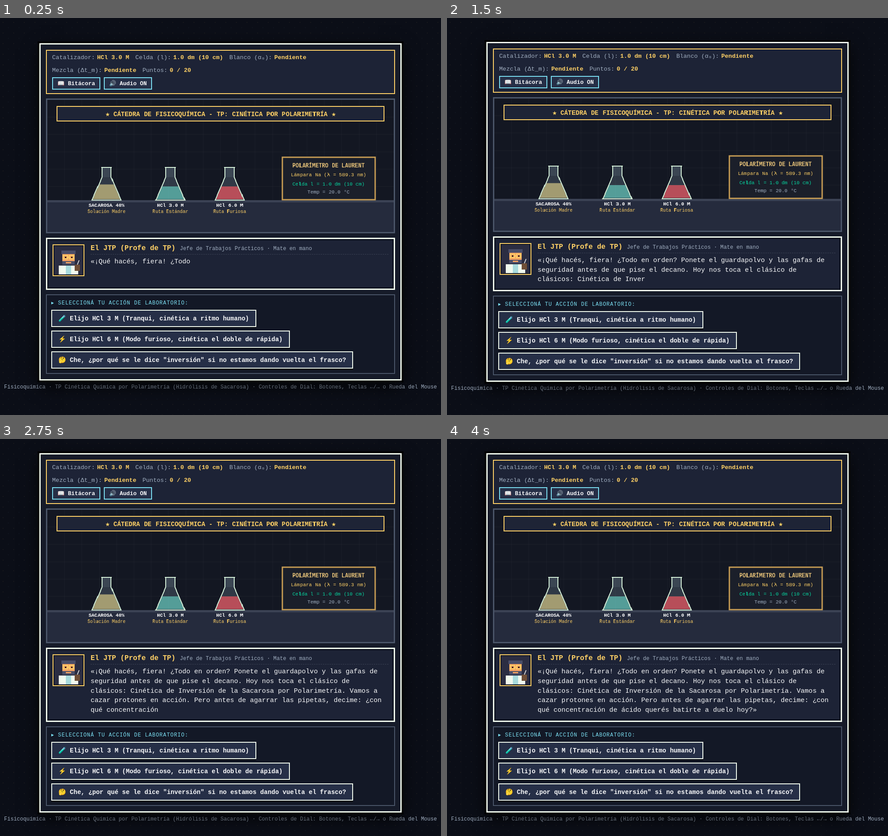
Above: before the commit, frames 1-4 (two rows, left to right).
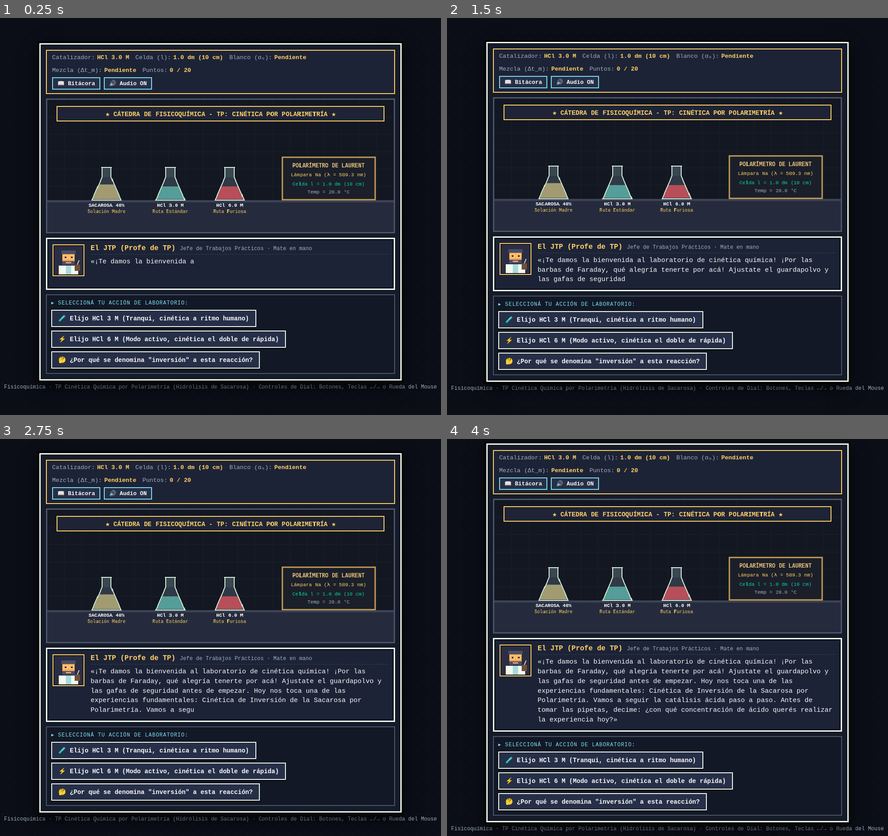
Above: after the commit, the same moments.

Repository: nariel-perez/game_cp
Game: browser game, page index.html
The game is run twice, just before and just after one commit, with the same random seed, the same clock (stepped at 60 frames per second) and the same inputs.
Inputs:
- Up to frame 1 (0.25 s): no input
- Up to frame 2 (1.5 s): tap Ctrl at 1.1 s
- Up to frame 3 (2.75 s): tap Ctrl at 1.6, 2.1, 2.6 s
- Up to frame 4 (4 s): tap Ctrl at 3.1, 3.6 s

The runs differ from the first frame. In frame 1, 1.5% of the frame differs, in the area x 15-81%, y 60-89%; in frame 2, 2.1%; in frame 3, 2.7%; in frame 4, 22%, in the area x 1-99%, y 1-99%.

Commit message:
Update dialogues, neutral phrasing and scientific expressions in CP experiment

Diff:
--- a/js/dialogs.js
+++ b/js/dialogs.js
@@ -28,7 +28,7 @@
     scene0_intro: {
       speaker: 'jtp',
       mood: 'mate',
-      text: '«¡Qué hacés, fiera! ¿Todo en orden? Ponete el guardapolvo y las gafas de seguridad antes de que pise el decano. Hoy nos toca el clásico de clásicos: Cinética de Inversión de la Sacarosa por Polarimetría. Vamos a cazar protones en acción. Pero antes de agarrar las pipetas, decime: ¿con qué concentración de ácido querés batirte a duelo hoy?»',
+      text: '«¡Te damos la bienvenida al laboratorio de cinética química! ¡Por las barbas de Faraday, qué alegría tenerte por acá! Ajustate el guardapolvo y las gafas de seguridad antes de empezar. Hoy nos toca una de las experiencias fundamentales: Cinética de Inversión de la Sacarosa por Polarimetría. Vamos a seguir la catálisis ácida paso a paso. Antes de tomar las pipetas, decime: ¿con qué concentración de ácido querés realizar la experiencia hoy?»',
       options: [
         {
           id: 'choose_3M',
@@ -37,12 +37,12 @@
         },
         {
           id: 'choose_6M',
-          label: '⚡ Elijo HCl 6 M (Modo furioso, cinética el doble de rápida)',
+          label: '⚡ Elijo HCl 6 M (Modo activo, cinética el doble de rápida)',
           action: 'selectAcid6M'
         },
         {
           id: 'ask_inversion',
-          label: '🤔 Che, ¿por qué se le dice "inversión" si no estamos dando vuelta el frasco?',
+          label: '🤔 ¿Por qué se denomina "inversión" a esta reacción?',
           action: 'explainInversion'
         }
       ]
@@ -51,7 +51,7 @@
     scene0_explain_inversion: {
       speaker: 'jtp',
       mood: 'explicando',
-      text: '«¡Linda pregunta de coloquio, che! Escuchá: la sacarosa original es recontra dextrógira (+66.4°). Pero a medida que el ácido la parte al medio, te genera glucosa (+52.7°) y fructosa (que es una bestia levógira de -92.0°). Al final del día, la fructosa le gana la pulseada a la glucosa y el ángulo neto te queda negativo. El signo de rotación SE INVIRTIÓ. De ahí el nombre, papá. Bueno, basta de charla, elegí el ácido.»',
+      text: '«¡Una pregunta clásica y fundamental! La sacarosa inicial es marcadamente dextrógira (+66.4°). A medida que el ácido cataliza la hidrólisis, se generan cantidades equimolares de glucosa (+52.7°) y fructosa (con un poder rotatorio fuertemente levógiro de -92.0°). Como la fructosa tiene mayor magnitud rotatoria negativa que el aporte positivo de la glucosa, el ángulo óptico neto cambia de signo y pasa a ser negativo. ¡Por la ley de Biot, el sentido de rotación se invirtió! Ahora sí, elijamos la concentración de ácido.»',
       options: [
         {
           id: 'choose_3M',
@@ -60,7 +60,7 @@
         },
         {
           id: 'choose_6M',
-          label: '⚡ Elijo HCl 6 M (Modo furioso, cinética el doble de rápida)',
+          label: '⚡ Elijo HCl 6 M (Modo activo, cinética el doble de rápida)',
           action: 'selectAcid6M'
         }
       ]
@@ -69,7 +69,7 @@
     scene0_selected_3M: {
       speaker: 'jtp',
       mood: 'feliz',
-      text: '«Bien ahí, una persona sensata. Con HCl 3 M (1.5 M en la mezcla) nos da tiempo a tomar un matecito entre lecturas sin quemarnos las pestañas. ¡Arrancamos con la preparación de las soluciones!»',
+      text: '«Una elección muy prudente. Con HCl 3 M (1.5 M efectivo en la mezcla), la cinética transcurre a un ritmo pausado y permite registrar las lecturas con tranquilidad. ¡Comencemos con la preparación de las soluciones!»',
       options: [
         {
           id: 'go_prep',
@@ -82,7 +82,7 @@
     scene0_selected_6M: {
       speaker: 'jtp',
       mood: 'sorpresa',
-      text: '«¡Epa, qué picante venimos hoy! Duplicás los protones, duplicás la velocidad. La vida media se va a caer en picada a casi 10 minutos. ¡Vas a tener que estar re afilado porque esto vuela! ¡Vamos a preparar las soluciones!»',
+      text: '«¡Una opción con mucha energía! Al duplicar los protones, la velocidad se duplica y el tiempo de vida media desciende a unos 10 minutos. Habrá que tomar las lecturas con agilidad. ¡Vamos a preparar las soluciones!»',
       options: [
         {
           id: 'go_prep',
@@ -96,7 +96,7 @@
     scene1_prep_step1: {
       speaker: 'ayudante',
       mood: 'normal',
-      text: '«Pesaste 20.0 g de sacarosa pura en la balanza analítica y enrasaste con agua destilada en un matraz de 50 mL para obtener tu solución madre al 40% p/v. Ahora pipeteás 25 mL de sacarosa + 25 mL de agua destilada en un Erlenmeyer: ¡listo tu blanco al 20% p/v para medir α₀!»',
+      text: '«Disolviste 20.0 g de sacarosa pura en la balanza analítica hasta completar 50 mL de solución madre al 40% p/v. Ahora tomás 25 mL de esa solución y la mezclás en un Erlenmeyer con 25 mL de agua destilada: tenés tu blanco listo con sacarosa al 20% p/v para medir α₀.»',
       options: [
         {
           id: 'prep_next',
@@ -109,7 +109,7 @@
     scene1_prep_step2: {
       speaker: 'jtp',
       mood: 'serio',
-      text: '«Pará la mano un toque. Antes de meterle ácido a nada, tenemos que medir α₀ (el ángulo a tiempo cero con el blanco acuoso). Si medís para el diablo este blanco, toda la cinética te va a dar una curva que parece una montaña rusa de la costa. Vamos al polarímetro.»',
+      text: '«Un momento antes de avanzar. Antes de incorporar el ácido, debemos medir α₀ (el ángulo a tiempo cero con el blanco acuoso). Si este valor inicial tiene error, afectará el cálculo de toda la serie cinética posterior. Acerquémonos al polarímetro.»',
       options: [
         {
           id: 'go_polarimeter_calib',
@@ -123,24 +123,24 @@
     scene2_calib_intro: {
       speaker: 'jtp',
       mood: 'explicando',
-      text: '«Asomate al ocular, che. ¿Ves ese círculo partido al medio? Es el campo bipartito de Laurent. Usá los botones, las flechas del teclado (←/→) o la ruedita del mouse para girar el analizador. Tenés que dejar las dos mitades EN LA MISMÍSIMA PENUMBRA OSCURA.»',
-       farError: '«¡Pero por las barbas de Faraday, che! De un lado parece la cancha de Boca iluminada y del otro una boca de lobo. Metele mano a la perilla que estamos lejísimos.»',
-      brightError: '«Pará, pará. Los dos lados están blancos como papel, te vas a encandilar la retina. La guía dice clarito que el ojo humano detecta el cambio mucho mejor en la penumbra oscura, cuando la luz casi se apaga. Seguí buscando cerca de +13.3°.»',
-      closeError: '«Tibio, tibio... Está casi igualado, pero si afinás el ojo se nota que un lado todavía tira más sombra. Dale con el ajuste fino de 0.1° hasta clavar la igualdad.»',
+      text: '«Asomate al ocular. Ese círculo dividido es el campo bipartito de Laurent. Usá los botones, las flechas del teclado (←/→) o la ruedita del mouse para rotar el analizador. El objetivo es igualar ambas mitades en la misma penumbra oscura, donde el ojo humano es mucho más sensible al contraste.»',
+      farError: '«¡Por las barbas de Faraday! La asimetría entre ambos campos es muy marcada; un semicírculo está totalmente brillante y el otro en sombras. Rotá el dial hacia los ángulos positivos cercanos a +13°.»',
+      brightError: '«¡Cuidado con la vista! Ambos campos están en brillo total. La guía indica claramente que el ojo humano es mucho más sensible a las diferencias de intensidad en la penumbra oscura, cuando la iluminación es tenue. Busquemos el ajuste fino cerca de +13.3°.»',
+      closeError: '«Muy cerca. Si observás con atención, una de las mitades conserva una leve sombra. Aplicá el ajuste fino de 0.1° hasta lograr la penumbra simétrica.»',
       successAyudante: function (alpha0) {
         return `«¡CLAC! Ambos campos quedaron fundidos en una penumbra perfecta. Lectura registrada en la libreta: α₀ = +${alpha0.toFixed(2)}°. ¡Subiste de nivel! Tu agudeza óptica sumó +10 de respeto en la cátedra.»`;
       },
-      successJtp: '«¡Una pinturita! Qué mano tenés, che. Guardate ese número bajo siete llaves que ahora se viene lo picante: la mezcla con el ácido.»'
+      successJtp: '«¡Excelente calibración! Muy buen ajuste óptico. Registremos ese valor con precisión porque ahora llega el momento clave: el contacto con el ácido catalizador.»'
     },
 
     // ESCENA 3: El Desafío del Tiempo Cero (Mezcla y Delta t_m)
     scene3_mix_intro: {
       speaker: 'jtp',
       mood: 'serio',
-      text: '«Llegó la hora de la verdad. Al momento exacto en que la primera gota de HCl toque los 25 mL de sacarosa, arranca la reacción. El tiempo no perdona. Mantené apretado el botón de vertido hasta vaciar la probeta y agitar para registrar el tiempo de mezcla Δt_m.»',
-      TooShort: '«¡Pará un cachito! Soltaste antes de terminar de volcar el ácido. Mantené apretado hasta que el medidor de mezcla llegue al 100%.»',
+      text: '«Llegó el instante del tiempo cero. En el momento exacto en que la solución ácida entre en contacto con los 25 mL de sacarosa, comienza la reacción. Presioná el botón para iniciar el vertido y el cronómetro, y esperá al 100% de mezcla para registrar el tiempo de mezcla Δt_m.»',
+      TooShort: '«¡Un momento! Todavía no se completó el vertido ni la homogeneización del ácido. Esperá hasta que el indicador de mezcla llegue al 100%.»',
       success: function (deltaTm, t0Corr) {
-        return `«¡Impecable! Cronómetro clavado en Δt_m = ${deltaTm.toFixed(2)} s. Y como somos gente de ciencia rigurosa, no nos comemos los mocos: aplicamos la corrección de tiempo de la guía (t₀ = Δt_m / 2 = ${t0Corr.toFixed(2)} s). A cada lectura del reloj le descontamos esos ${t0Corr.toFixed(2)} segundos.»`;
+        return `«¡Impecable! Registro cronometrado en Δt_m = ${deltaTm.toFixed(2)} s. Aplicamos el criterio cinético de la guía para el tiempo cero (t₀ = Δt_m / 2 = ${t0Corr.toFixed(2)} s). A cada tiempo registrado en el cronómetro se le descontará esta corrección.»`;
       }
     },
 
@@ -148,7 +148,7 @@
     scene4_cell_intro: {
       speaker: 'ayudante',
       mood: 'normal',
-      text: '«Enjuagaste la celda de 10 cm (1.0 dm) dos veces con una pequeña porción de la mezcla reactiva para evitar dilución residual, la llenaste al ras y le clavaste la tapa a rosca... Pero mirá a trasluz.»',
+      text: '«Enjuagaste la celda de 10 cm (1.0 dm) dos veces con una pequeña porción de la mezcla reactiva para evitar dilución residual, la llenaste al ras y colocaste la tapa a rosca... Pero mirá a trasluz.»',
       options: [
         {
           id: 'inspect_cell',
@@ -161,21 +161,21 @@
     scene4_bubble_alert: {
       speaker: 'jtp',
       mood: 'alerta',
-      text: '«¡Por el fantasma de Arrhenius! Te quedó una burbuja gigante plantada justo en el medio del tubo. Si el haz de luz pega ahí, la dispersión óptica nos va a mandar directo a marzo. ¿Qué hacés?»',
+      text: '«¡Por el fantasma de Arrhenius! Quedó una burbuja de aire justo en el centro del tubo. Si el haz de luz incide ahí, la dispersión óptica va a arruinar las lecturas. ¿Cómo procedemos?»',
       options: [
         {
           id: 'bubble_ignore',
-          label: '🤷 Dejala ahí, total la luz pasa por los costados',
+          label: '🤷 Dejarla ahí, la luz pasa por los costados',
           action: 'bubbleChoiceIgnore'
         },
         {
           id: 'bubble_shake',
-          label: '🌪️ Sacudir la celda como si fuera un pomo de mayonesa',
+          label: '🌪️ Agitar la celda con fuerza para desarmarla',
           action: 'bubbleChoiceShake'
         },
         {
           id: 'bubble_tilt',
-          label: '👌 Inclinar el tubo con cariño hacia la ampolla reservorio',
+          label: '👌 Inclinar el tubo suavemente hacia la ampolla reservorio',
           action: 'bubbleChoiceTilt'
         }
       ]
@@ -184,19 +184,19 @@
     scene4_bubble_ignore: {
       speaker: 'jtp',
       mood: 'enojado',
-      text: '«¿Vos me estás cargando? Si metés esa burbuja al polarímetro, la refracción te va a tirar valores del planeta Marte y la ley de Malus se va al tacho. Pensá un segundo, che.»'
+      text: '«¡Cuidado! Si dejamos esa burbuja en el camino óptico, la refracción distorsionará por completo la ley de Malus y las medidas rotatorias. Pensemos en la geometría del tubo polarimétrico.»'
     },
 
     scene4_bubble_shake: {
       speaker: 'ayudante',
       mood: 'alerta',
-      text: '«¡Desastre total! La burbuja grande se desarmó en cincuenta microburbujas espumosas. El tubo parece una soda. Tuviste que vaciar y volver a llenar... y la burbuja grande volvió a aparecer. Probá con más sutileza.»'
+      text: '«Al agitar con fuerza, la burbuja grande se dividió en numerosas microburbujas espumosas que enturbian el líquido. Hubo que vaciar y volver a enrasar el tubo... y la burbuja volvió a aparecer. Probemos con una maniobra más suave.»'
     },
 
     scene4_bubble_success: {
       speaker: 'jtp',
       mood: 'feliz',
-      text: '«¡Claro que sí, pibe! Para eso tiene esa jorobita ensanchada el tubo polarimétrico. La burbuja quedó atrapada arriba y el camino óptico de 1.0 dm está más limpio que quirófano. ¡Al polarímetro!»',
+      text: '«¡Exacto! Para eso está diseñada la ampolla ensanchada del tubo polarimétrico. La burbuja quedó alojada en la parte superior y el camino óptico de 1.0 dm quedó totalmente despejado. ¡Vamos al polarímetro!»',
       options: [
         {
           id: 'start_kinetics',
@@ -210,28 +210,28 @@
     scene5_kinetics_intro: {
       speaker: 'jtp',
       mood: 'mate',
-      text: '«Bueno, fiera, como ya demostraste que sabés alinear el polarímetro a mano como los dioses, ahora dejamos que el analizador trabaje en modo rápido para no estar acá hasta la noche. Andá dándole al botón de avance para capturar los 20 puntos de la reacción.»',
+      text: '«Habiendo verificado el manejo manual del ocular de Laurent, habilitamos el modo ágil del analizador para registrar sistemáticamente los 20 puntos cinéticos de la reacción. Pulsá el botón de avance para ir registrando las lecturas.»',
       comments: {
         first: function (alpha, tMin) {
-          return `«Punto 1 (t = ${tMin} min): α_t = ${alpha >= 0 ? '+' : ''}${alpha.toFixed(2)}°. Recién arranca el baile. La sacarosa todavía manda, pero ya empezó a caer.»`;
+          return `«Punto 1 (t = ${tMin} min): α_t = ${alpha >= 0 ? '+' : ''}${alpha.toFixed(2)}°. Comienza el seguimiento cinético: la sacarosa predomina en la mezcla, pero su concentración ya comienza a descender.»`;
         },
         early: function (pt, alpha) {
-          return `«Punto ${pt}/20 registrado: α_t = ${alpha >= 0 ? '+' : ''}${alpha.toFixed(2)}°. Mirá cómo baja esa rotación, papá. El HCl no tiene piedad con los enlaces glucosídicos.»`;
+          return `«Punto ${pt}/20 registrado: α_t = ${alpha >= 0 ? '+' : ''}${alpha.toFixed(2)}°. La rotación desciende sostenidamente a medida que los protones catalizan la hidrólisis de los enlaces glucosídicos.»`;
         },
         mid: function (pt, alpha, xFrac) {
-          return `«Punto ${pt}/20: α_t = ${alpha >= 0 ? '+' : ''}${alpha.toFixed(2)}°. Ya se hidrolizó el ${(xFrac * 100).toFixed(1)}% de la sacarosa inicial. ¡Seguí dándole!»`;
+          return `«Punto ${pt}/20: α_t = ${alpha >= 0 ? '+' : ''}${alpha.toFixed(2)}°. Ya se hidrolizó el ${(xFrac * 100).toFixed(1)}% de la sacarosa inicial. ¡Continuemos registrando!»`;
         },
         zeroCross: function (pt, alpha) {
-          return `«¡PARÁ TODO! Mirá el dial en el punto ${pt}: α_t = ${alpha.toFixed(2)}°. ¡Acaba de cruzar el cero! La solución se volvió oficialmente LEVÓGIRA. La fructosa liberada (-92°) ya pesa más que la sacarosa y la glucosa juntas. ¡Hermosa la fisicoquímica cuando sale bien!»`;
+          return `«¡Atención al dial en el punto ${pt}: α_t = ${alpha.toFixed(2)}°! ¡Acaba de cruzar el cero óptico! La solución pasa a ser nítidamente LEVÓGIRA. El aporte rotatorio negativo de la fructosa liberada (-92°) supera a la sacarosa remanente y a la glucosa.»`;
         },
         late: function (pt, alpha, xFrac) {
-          return `«Punto ${pt}/20: α_t = ${alpha.toFixed(2)}° (conversión ${(xFrac * 100).toFixed(1)}%). La curva ya va planchando asintóticamente. La sacarosa está en las últimas.»`;
+          return `«Punto ${pt}/20: α_t = ${alpha.toFixed(2)}° (conversión ${(xFrac * 100).toFixed(1)}%). La velocidad de cambio disminuye al aproximarse al equilibrio de la hidrólisis completa.»`;
         },
         completed20: function (alpha) {
-          return `«¡Punto 20/20 clavado (α_t = ${alpha.toFixed(2)}°)! Ya tenés toda la curva cinética. Ahora habilitamos el salto temporal de 24 horas para medir el ángulo a tiempo infinito (α_∞).»`;
+          return `«¡Punto 20/20 registrado (α_t = ${alpha.toFixed(2)}°)! Ya tenemos toda la curva cinética. Ahora habilitamos el salto temporal de 24 horas para medir el ángulo a tiempo infinito (α_∞).»`;
         },
         infinityDone: function (alphaInf) {
-          return `«¡Al día siguiente en el laboratorio! Llegamos a t = ∞ (24 hs). La sacarosa murió por la patria, se hidrolizó toda (x ≈ 1.0). Clavamos la lectura final: α_∞ = ${alphaInf.toFixed(2)}°. ¡Tenemos la serie completa, maestro!»`;
+          return `«¡Al día siguiente en el laboratorio! Llegamos a t = ∞ (24 hs). La hidrólisis de la sacarosa es completa (x ≈ 1.0). Registramos la lectura final: α_∞ = ${alphaInf.toFixed(2)}°. ¡Por la constante de Arrhenius y la ley de Biot, tenemos la serie completa!»`;
         }
       }
     },
@@ -240,7 +240,7 @@
     scene6_final: {
       speaker: 'jtp',
       mood: 'feliz',
-      text: '«Che, posta, impecable laburo. Mirá lo que es ese gráfico preliminar de ln((α_∞ - α_t)/(α_∞ - α_0)) contra el tiempo: te quedó una recta tan derecha que podés tirar un tiro al blanco. Descargate el archivo .txt con todos los encabezados y la tabla para armar tu informe.»'
+      text: '«¡Excelente labor experimental! Mirá los gráficos en pantalla: el ajuste lineal de ln((α_∞ - α_t)/(α_∞ - α_0)) contra el tiempo refleja con claridad la cinética de pseudo-primer orden. Descargá el archivo .txt con todos los datos tabulados para calcular la constante k y armar tu informe.»'
     }
   }
 };
--- a/js/main.js
+++ b/js/main.js
@@ -307,7 +307,7 @@
     if (!state.isPouring && state.mixProgress === 0) {
       return [
         {
-          label: '🔴 ¡Mandale mecha! (Iniciar Vertido y Cronómetro)',
+          label: '🔴 ¡Iniciar Vertido y Cronómetro!',
           className: 'rpg-btn-accent',
           onClick: startPouringTimer
         }
@@ -317,8 +317,8 @@
       return [
         {
           label: canStop
-            ? '⏹️ ¡Mezcla Homogénea! Clavar Cronómetro (Δt_m)'
-            : '⏳ Volcando y agitando... esperá al 100%',
+            ? '⏹️ ¡Mezcla Homogénea! Registrar Cronómetro (Δt_m)'
+            : '⏳ Volcando y homogeneizando... esperá al 100%',
           className: canStop ? 'rpg-btn-accent' : '',
           onClick: stopPouringTimer
         }
